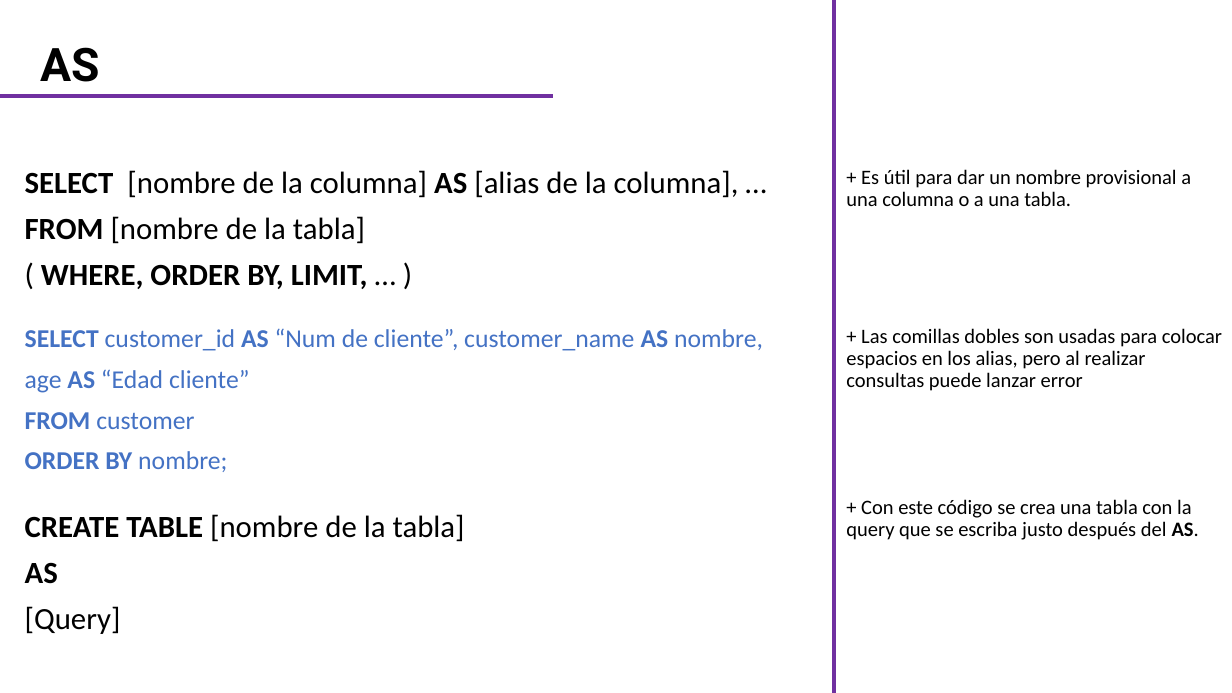
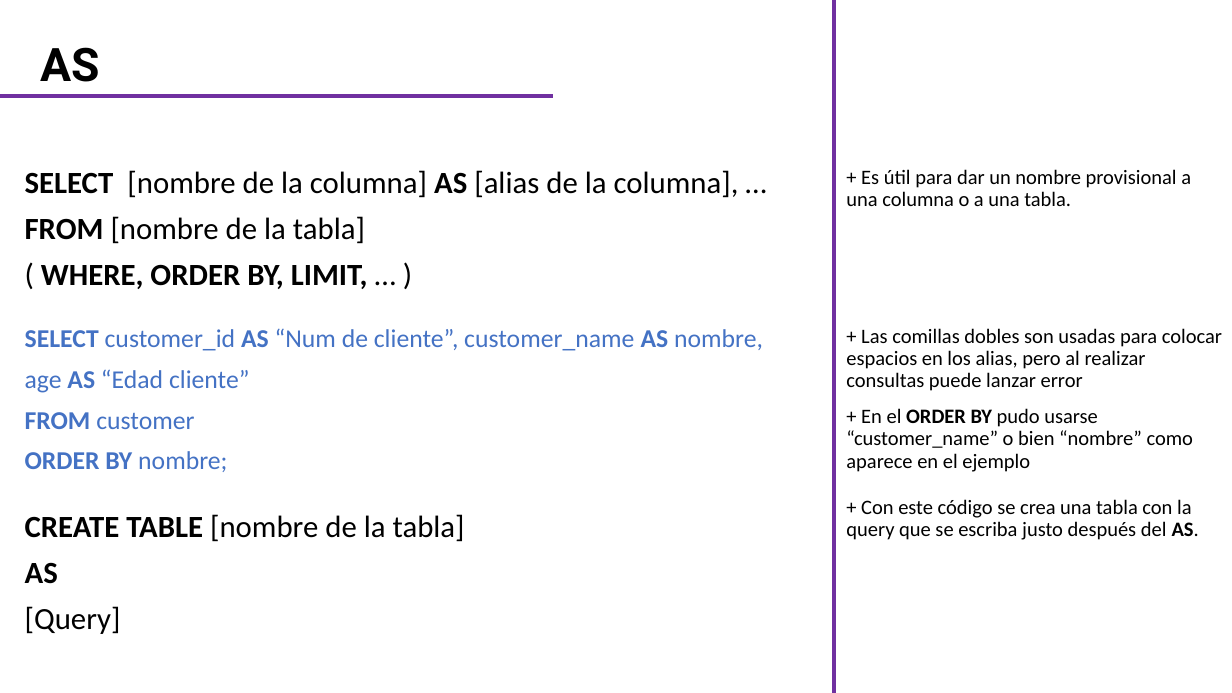
Before and after one commit to CarlosCamposs/Curso-AABD_SQL, a slide deck: slide 20 of Curso AABD-SQL (Notas).pptx. Drawn at 1232x693 pixels with LibreOffice and Linux fonts; fonts in the diff are those of the drawing. Boxes give left, top, right and bottom in pixels: in the first picture for what was removed or moved away, otherwise in the second. Text is boxed around its words. In the diff, an @@ line names an element or a change of style, - is before the commit and + after.

```diff
--- a/Curso AABD-SQL (Notas).pptx
+++ b/Curso AABD-SQL (Notas).pptx
@@ text added at (846, 408, 1193, 472), 16 pt, text #000000 @@
++ En el ORDER BY pudo usarse “customer_name” o bien “nombre” como aparece en el ejemplo
```
Also in this commit, not shown: 3 other slides changed.
